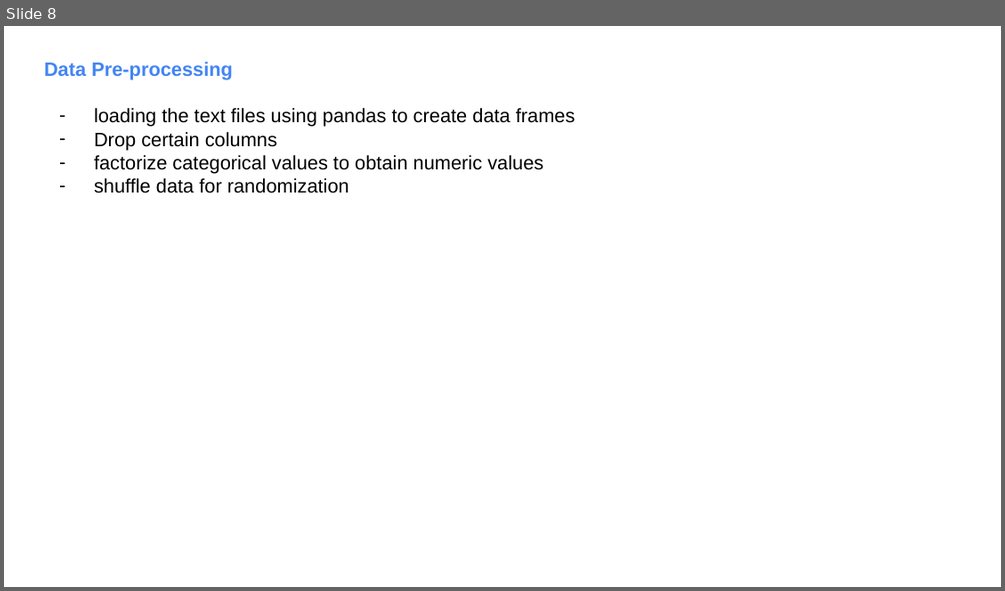
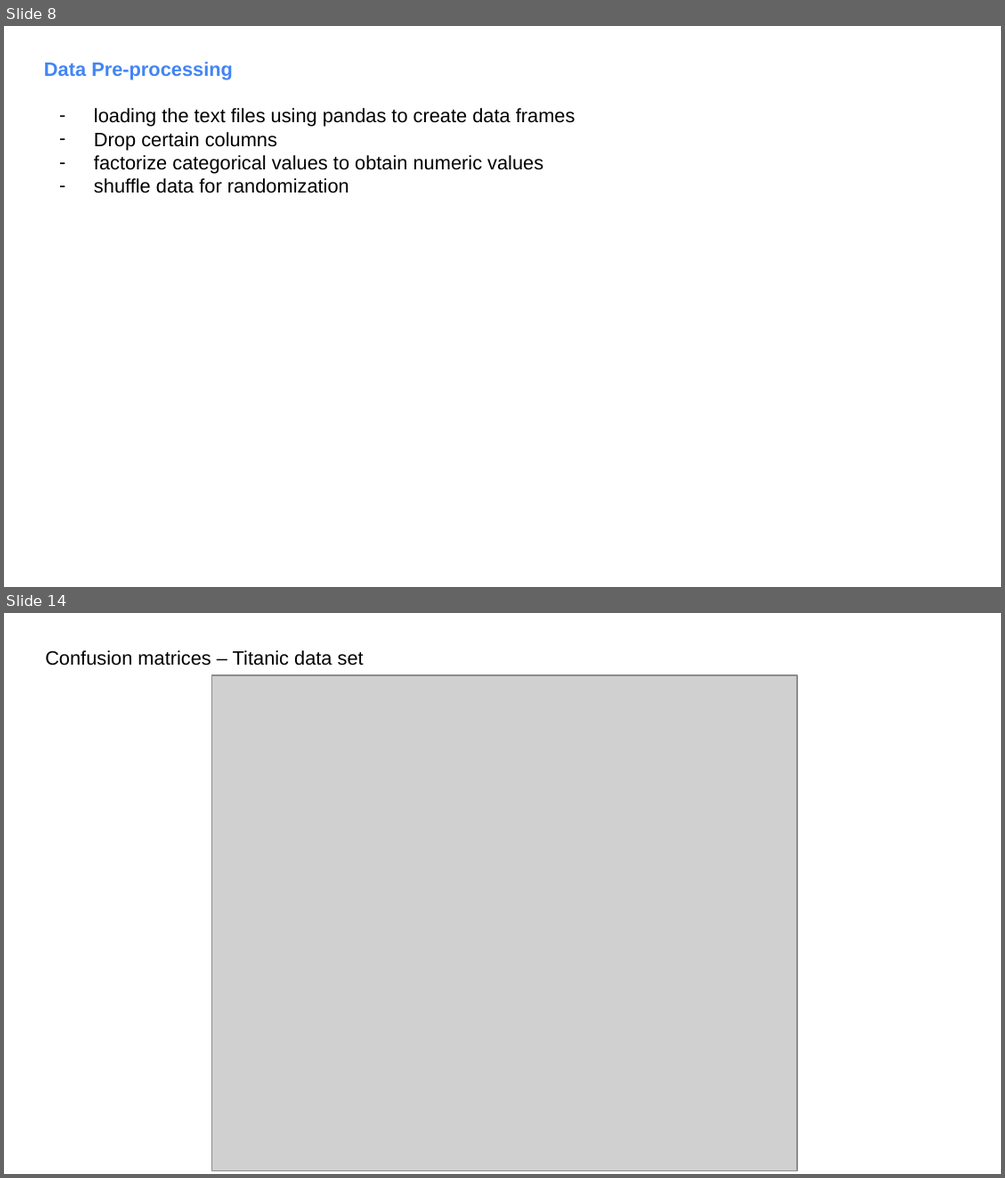
Before and after one commit to fambrogi/MachineLearning, a slide deck: ex_3/Slides_ML_3.pptx. Shown one above the other, each under a label of ours: slide 8 before the commit, slides 8 and 14 after it; the slides between them are not shown. The pictures are 1005x591 and 1005x1178 pixels, drawn with LibreOffice and Linux fonts; fonts in the diff are those of the drawing; grey boxes stand for pictures. Boxes give left, top, right and bottom in pixels: in the first picture for what was removed or moved away, otherwise in the second. Text is boxed around its words. In the diff, an @@ line names an element or a change of style, - is before the commit and + after.

```diff
--- a/ex_3/Slides_ML_3.pptx
+++ b/ex_3/Slides_ML_3.pptx
@@ slide 14 added at box(4, 613, 1001, 1174), background #FFFFFF @@
@@ text added at box(45, 650, 364, 666), 14 pt, text #000000 @@
+Confusion matrices – Titanic data set
@@ picture added at box(212, 676, 798, 1171) @@
```
Also in this commit, not shown: 1 slide changed, 6 other slides added, 5 slides removed, 16 other files.
